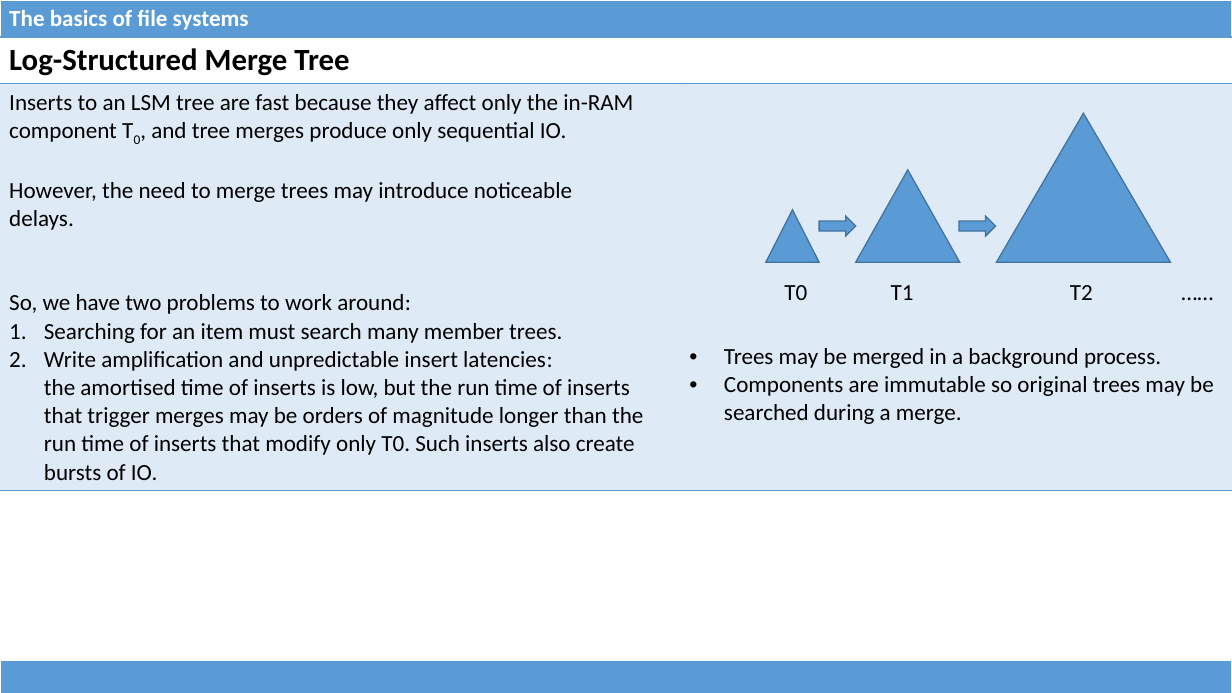
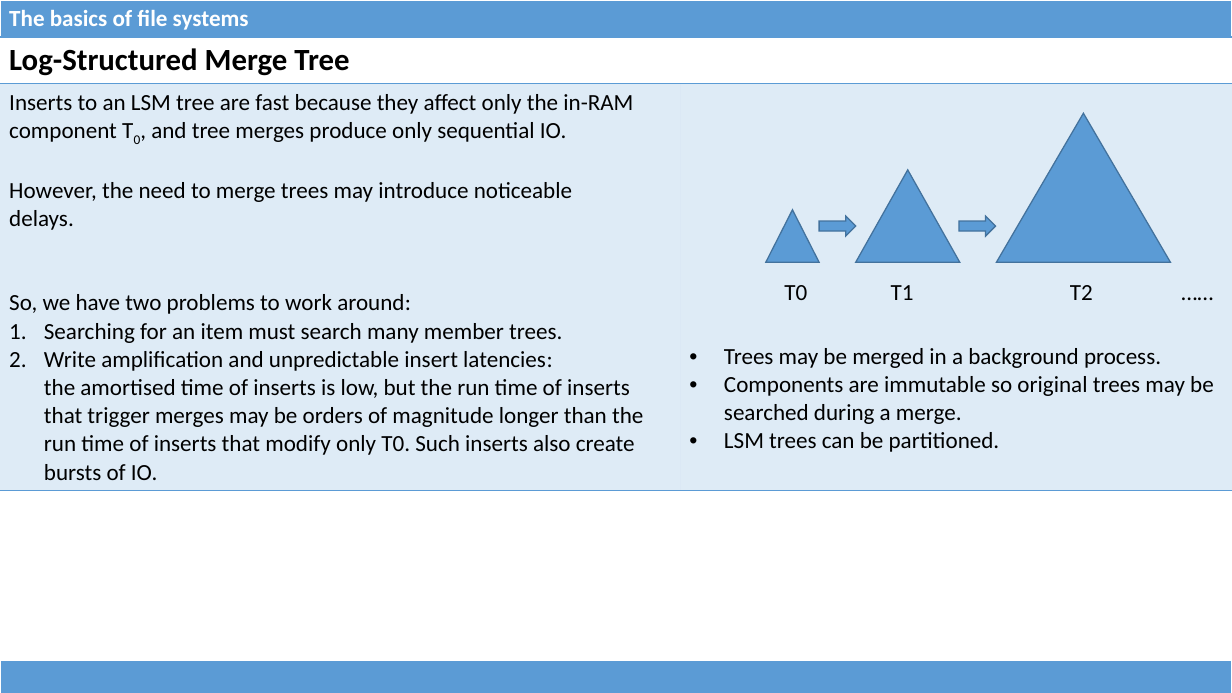
Before and after one commit to dominiquelefevre/filesystems-101-jb, a slide deck: slide 45 of talks/src/class05.pptx (slide 39 before the commit). Drawn at 1232x693 pixels with LibreOffice and Linux fonts; fonts in the diff are those of the drawing. Boxes give left, top, right and bottom in pixels: in the first picture for what was removed or moved away, otherwise in the second. Text is boxed around its words. In the diff, an @@ line names an element or a change of style, - is before the commit and + after.

Commit message:
class05: ext4's extent trees and Blocked Bloom Filters.

```diff
--- a/talks/src/class05.pptx
+++ b/talks/src/class05.pptx
@@ table at [0, 37, 1232, 484] @@
-row 2, column 2: Trees may be merged in a background process. / Components are immutable so original trees may be searched during a merge.
+row 2, column 2: Trees may be merged in a background process. / Components are immutable so original trees may be searched during a merge. / LSM trees can be partitioned.
```
Also in this commit, not shown: 13 other slides changed, 8 slides added, 1 other file.
